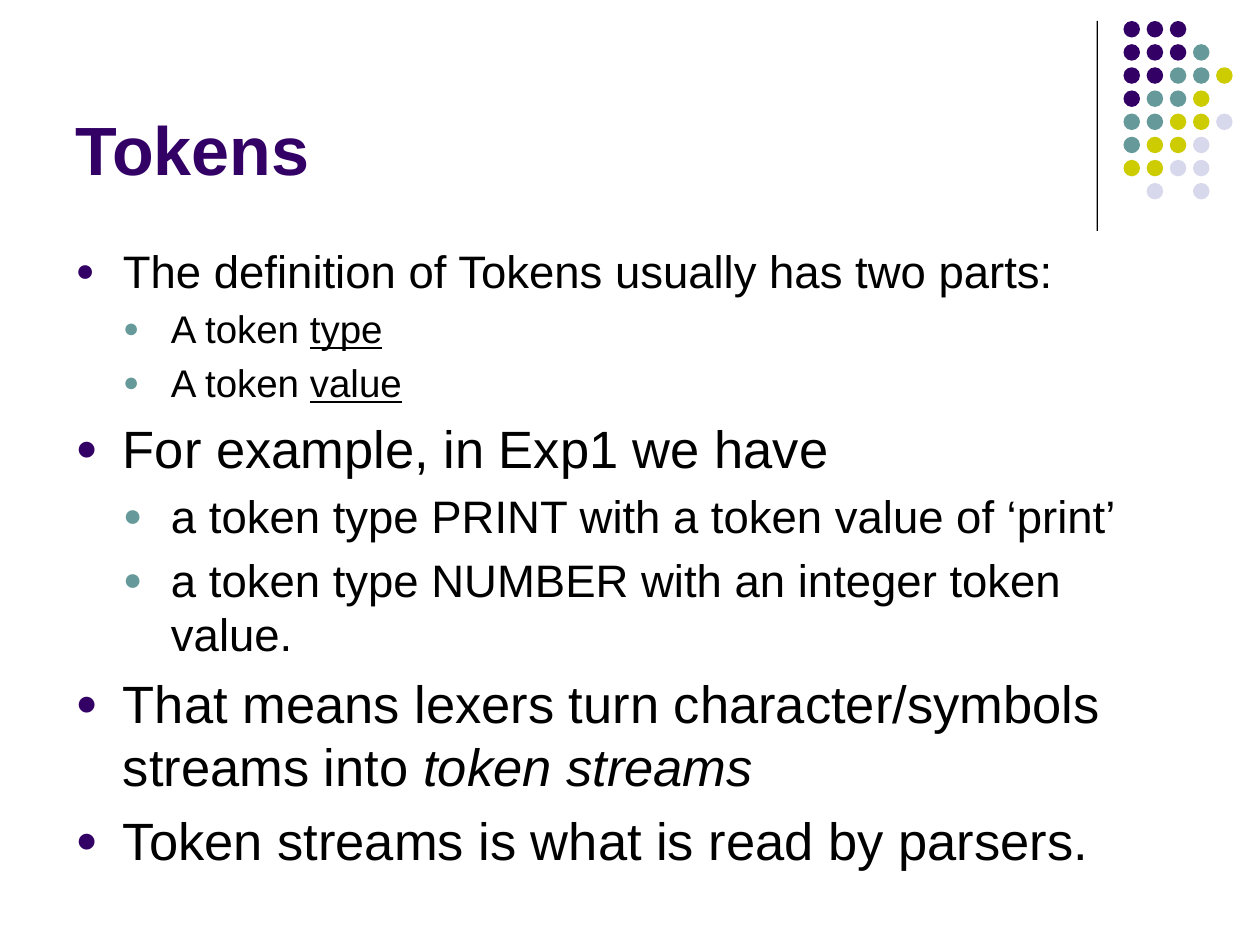
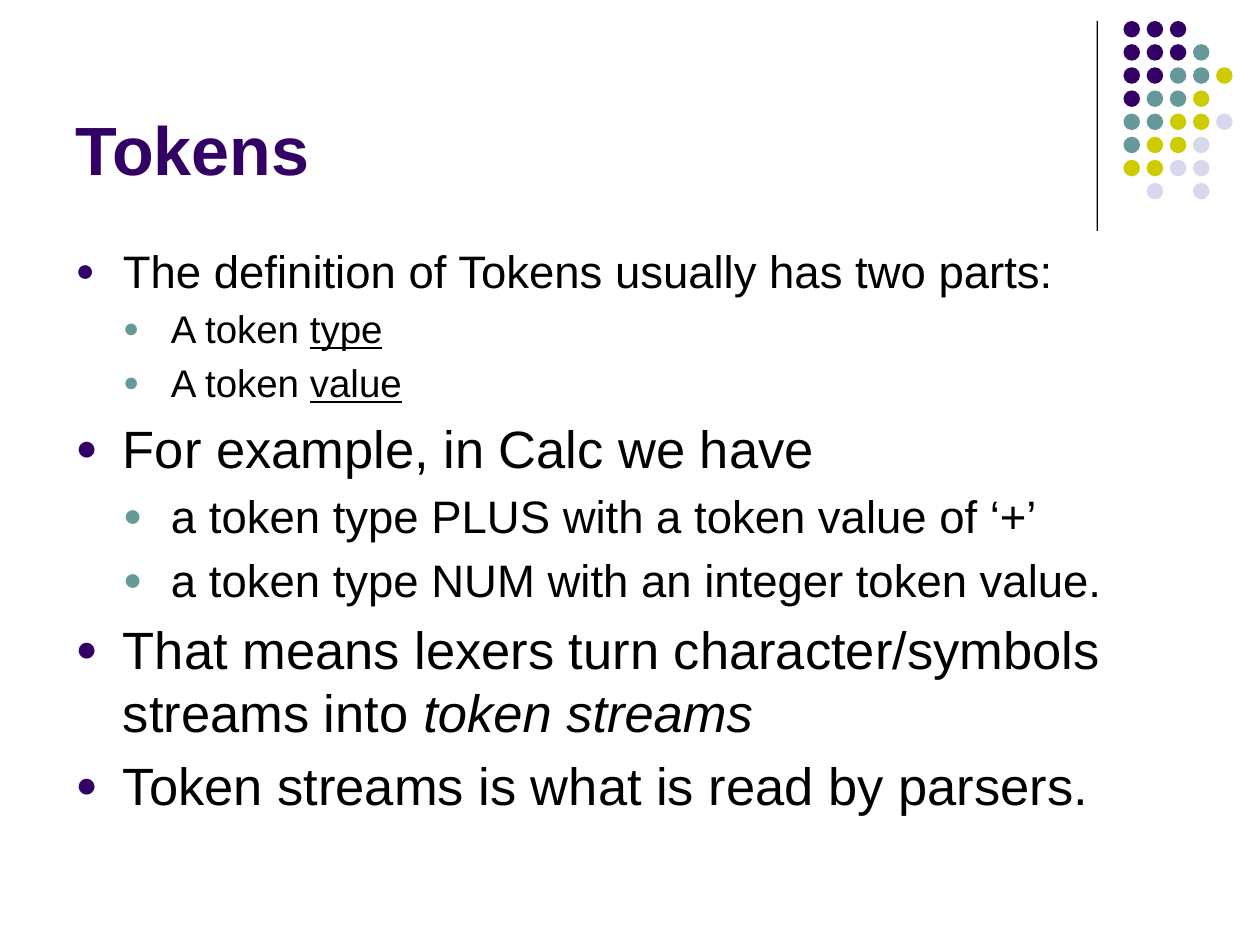
Before and after one commit to lutzhamel/CSC402, a slide deck: slide 4 of notes/csc402-ln004.pptx (slide 9 before the commit). Drawn at 1260x945 pixels with LibreOffice and Linux fonts; fonts in the diff are those of the drawing. Boxes give left, top, right and bottom in pixels: in the first picture for what was removed or moved away, otherwise in the second. Text is boxed around its words. In the diff, an @@ line names an element or a change of style, - is before the commit and + after.

```diff
--- a/notes/csc402-ln004.pptx
+++ b/notes/csc402-ln004.pptx
@@ text at [123, 430, 1101, 606]: text changed @@
-● For example, in Exp1 we have
-  ● a token type PRINT with a token value of ‘print’
-  ● a token type NUMBER with an integer token value.
+● For example, in Calc we have
+  ● a token type PLUS with a token value of ‘+’
+  ● a token type NUM with an integer token value.
```
Also in this commit, not shown: 2 other slides changed, 12 slides added, 31 slides removed, 2 other files.
